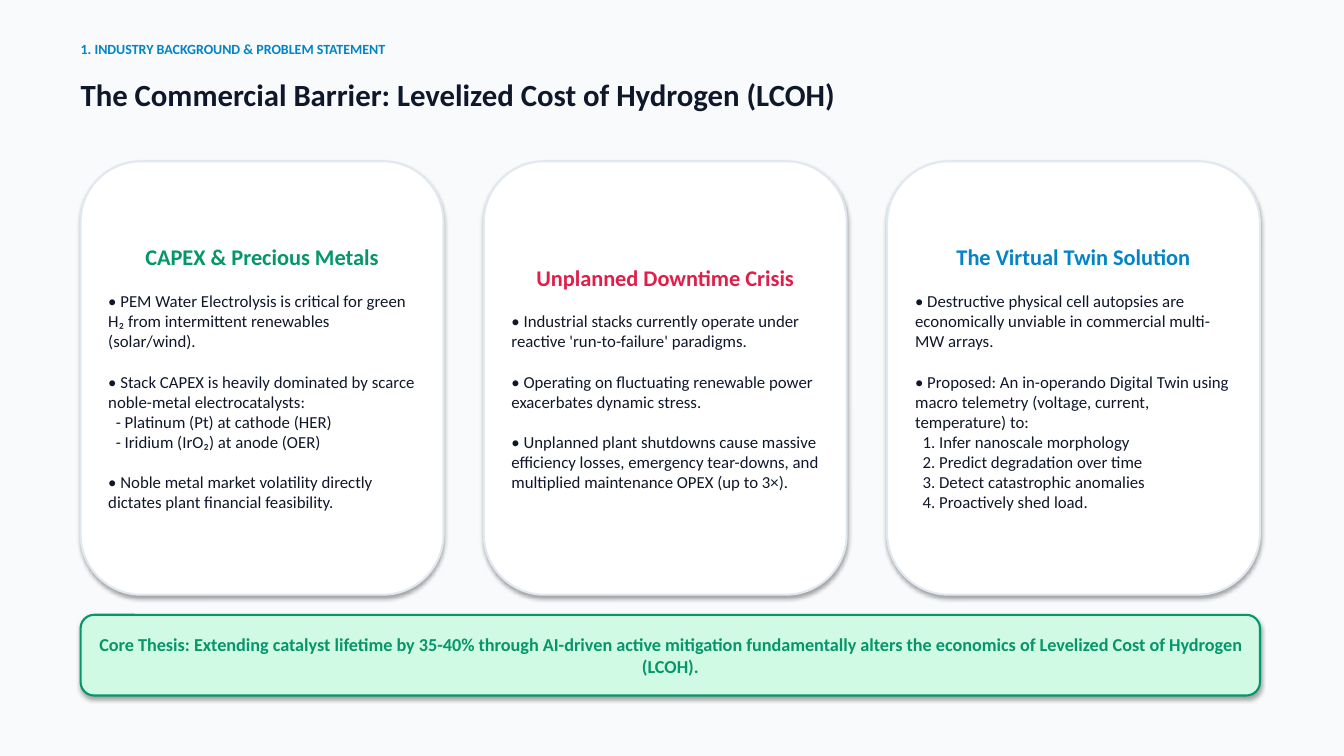
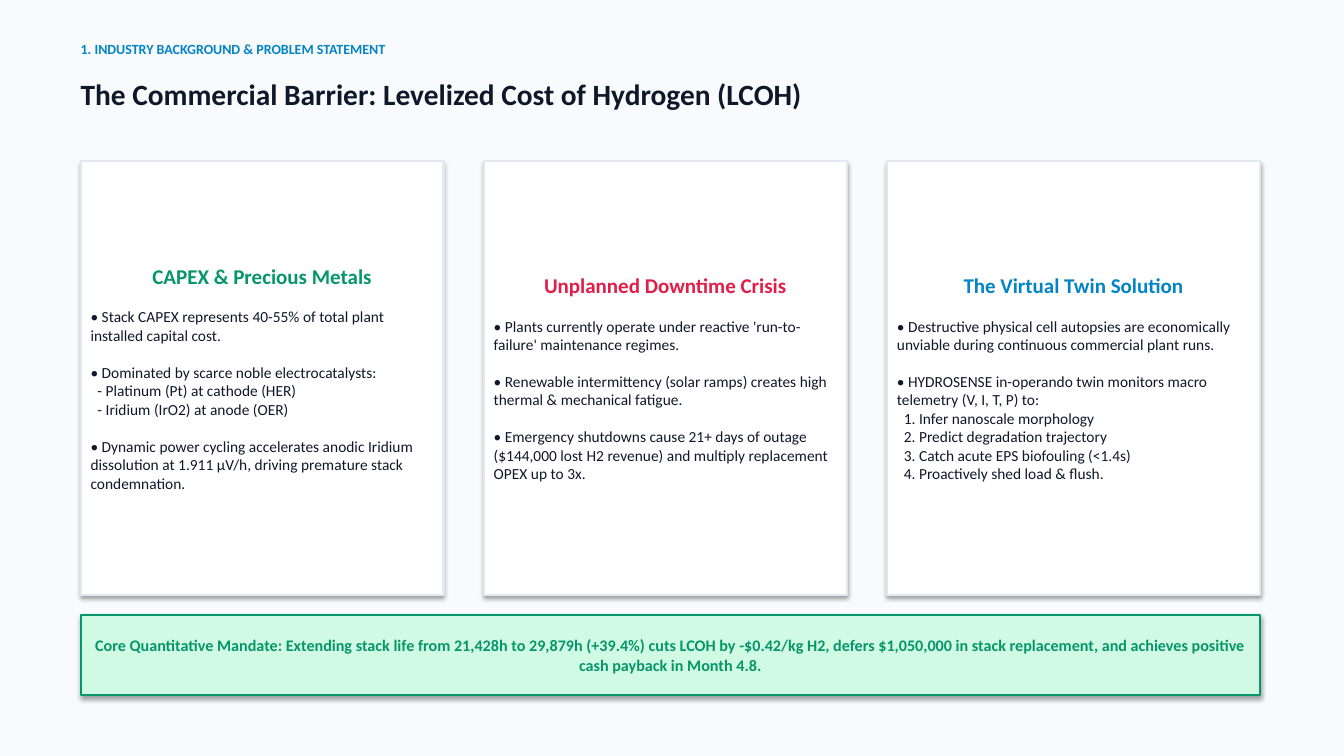
Before and after one commit to SourishSenapati/GreenH2-ML-DT-Revision, a slide deck: slide 5 of presentation/Green_Hydrogen_ML_Presentation.pptx (slide 2 before the commit). Drawn at 1344x756 pixels with LibreOffice and Linux fonts; fonts in the diff are those of the drawing. Boxes give left, top, right and bottom in pixels: in the first picture for what was removed or moved away, otherwise in the second. Text is boxed around its words. In the diff, an @@ line names an element or a change of style, - is before the commit and + after.

Commit message:
feat(deck & docs): harmonize 20-slide presentation deck with website theme and update README with 13-model 3D CAD suite

```diff
--- a/presentation/Green_Hydrogen_ML_Presentation.pptx
+++ b/presentation/Green_Hydrogen_ML_Presentation.pptx
@@ text "The Commercial Barrier: Levelized Cost ..." at [81, 83, 801, 110]: size 22 to 21 pt @@
@@ text in rectangle at [152, 269, 372, 284]: size 16 to 15 pt in "CAPEX & Precious Metals" @@
@@ text in rectangle at [544, 278, 787, 297]: size 16 to 15 pt in "Unplanned Downtime Crisis" @@
@@ text in rectangle at [964, 278, 1183, 293]: size 16 to 15 pt in "The Virtual Twin Solution" @@
@@ text in rectangle at [91, 311, 413, 489]: text changed; size 12 to 11 pt @@
-• PEM Water Electrolysis is critical for green H₂ from intermittent renewables (solar/wind).
-• Stack CAPEX is heavily dominated by scarce noble-metal electrocatalysts:
-- Platinum (Pt) at cathode (HER)
-- Iridium (IrO₂) at anode (OER)
-• Noble metal market volatility directly dictates plant financial feasibility.
+• Stack CAPEX represents 40-55% of total plant installed capital cost.
+• Dominated by scarce noble electrocatalysts:
+- Platinum (Pt) at cathode (HER)
+- Iridium (IrO2) at anode (OER)
+• Dynamic power cycling accelerates anodic Iridium dissolution at 1.911 µV/h, driving premature stack condemnation.
@@ text in rectangle at [494, 321, 828, 482]: text changed; size 12 to 11 pt @@
-• Industrial stacks currently operate under reactive 'run-to-failure' paradigms.
-• Operating on fluctuating renewable power exacerbates dynamic stress.
-• Unplanned plant shutdowns cause massive efficiency losses, emergency tear-downs, and multiplied maintenance OPEX (up to 3×).
+• Plants currently operate under reactive 'run-to-failure' maintenance regimes.
+• Renewable intermittency (solar ramps) creates high thermal & mechanical fatigue.
+• Emergency shutdowns cause 21+ days of outage ($144,000 lost H2 revenue) and multiply replacement OPEX up to 3x.
@@ text in rectangle at [897, 321, 1230, 482]: text changed; size 12 to 11 pt @@
-• Destructive physical cell autopsies are economically unviable in commercial multi-MW arrays.
-• Proposed: An in-operando Digital Twin using macro telemetry (voltage, current, temperature) to:
-1. Infer nanoscale morphology
-2. Predict degradation over time
-3. Detect catastrophic anomalies
-4. Proactively shed load.
+• Destructive physical cell autopsies are economically unviable during continuous commercial plant runs.
+• HYDROSENSE in-operando twin monitors macro telemetry (V, I, T, P) to:
+1. Infer nanoscale morphology
+2. Predict degradation trajectory
+3. Catch acute EPS biofouling (<1.4s)
+4. Proactively shed load & flush.
@@ rounded rectangle to rectangle in 4 elements at [887, 161, 1260, 595], [81, 161, 444, 595], [484, 161, 847, 595], [81, 615, 1260, 696] @@
@@ text in rectangle at [95, 639, 1245, 674]: text changed; size 13 to 11.5 pt @@
-Core Thesis: Extending catalyst lifetime by 35-40% through AI-driven active mitigation fundamentally alters the economics of Levelized Cost of Hydrogen (LCOH).
+Core Quantitative Mandate: Extending stack life from 21,428h to 29,879h (+39.4%) cuts LCOH by -$0.42/kg H2, defers $1,050,000 in stack replacement, and achieves positive cash payback in Month 4.8.
```
Also in this commit, not shown: 2 other slides changed, 17 slides added, 12 slides removed, 4 other files.
